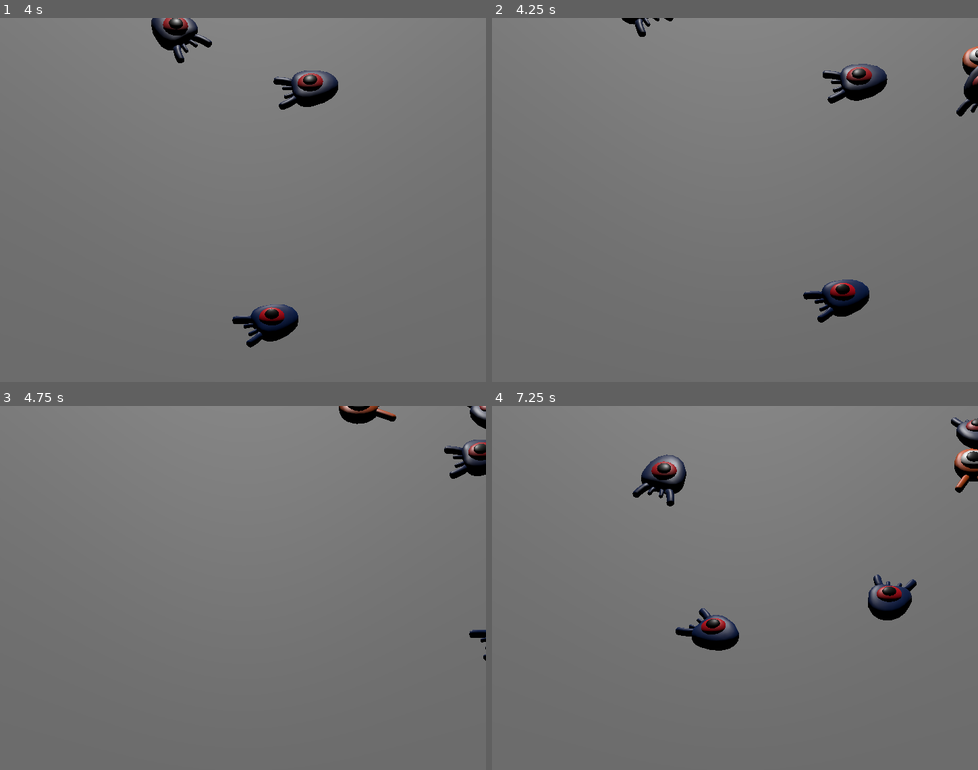
Above: before the commit, frames 1-4 (two rows, left to right).
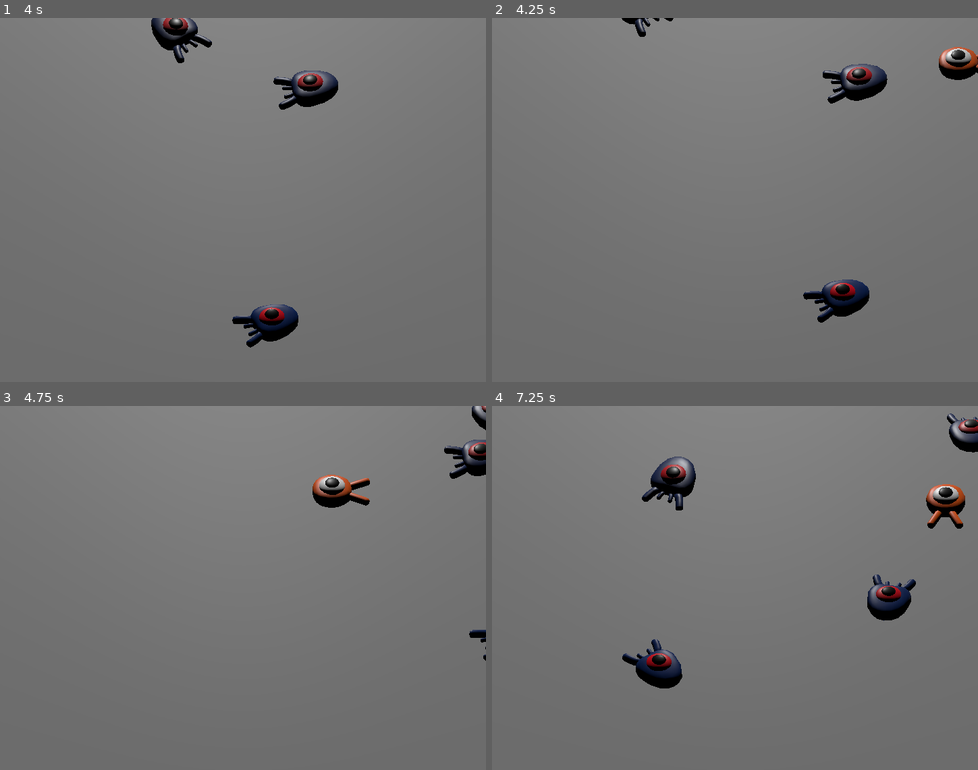
Above: after the commit, the same moments.

Repository: mdorizon/godot-3D-Tutorial
Game: Godot game, scene res://main.tscn
Two runs of this game, one before a commit and one after it. Both use one fixed random seed, a clock stepped at 60 frames per second and the inputs below.
Inputs:
- Up to frame 1 (4 s): tap Enter at 0.5 s; hold D (move_right) 0.53-1.28 s; tap Space (jump) at 0.6, 0.77, 1.07, 1.35, 1.52, 1.82, 2.1, 2.85, 3.02, 3.32, 3.6, 3.77 s; hold S (move_back) 1.28-2.03 s; hold D (move_right) 2.03-2.78 s; hold W (move_forward) 2.78-3.53 s; hold A (move_left) from 3.53 s (still down)
- Up to frame 2 (4.25 s): keep holding A (move_left); tap Space (jump) at 4.07 s
- Up to frame 3 (4.75 s): keep holding A (move_left); tap Space (jump) at 4.35, 4.52 s
- Up to frame 4 (7.25 s): tap Space (jump) at 4.82, 5.1, 5.85, 6.02, 6.32, 6.6, 6.77, 7.07 s; release A (move_left) at 5.03 s; hold S (move_back) 5.03-5.78 s; hold D (move_right) 5.78-6.53 s; hold W (move_forward) from 6.53 s (still down)

Frame 1 is identical in both runs. In frame 2, 0.9% of the frame differs, in the area x 91-100%, y 7-28%; in frame 3, 1.2%; in frame 4, 4.3%, in the area x 26-100%, y 2-78%.

Commit message:
:sparkles: squashing monsters

Diff:
--- a/Mob.gd
+++ b/Mob.gd
@@ -1,10 +1,16 @@
 extends CharacterBody3D
+
+# Emitted when the player jumped on the mob.
+signal squashed
 
 # Minimum speed of the mob in meters per second.
 @export var min_speed = 10
 # Maximum speed of the mob in meters per second.
 @export var max_speed = 18
 
+func squash():
+	squashed.emit()
+	queue_free()
 
 func _physics_process(_delta):
 	move_and_slide()
--- a/mob.tscn
+++ b/mob.tscn
@@ -6,7 +6,7 @@
 [sub_resource type="BoxShape3D" id="BoxShape3D_us1ht"]
 size = Vector3(1.73212, 1.19629, 2.00575)
 
-[node name="Mob" type="CharacterBody3D"]
+[node name="Mob" type="CharacterBody3D" groups=["mob"]]
 collision_layer = 2
 collision_mask = 0
 script = ExtResource("1_7ml8y")
--- a/player.gd
+++ b/player.gd
@@ -6,6 +6,9 @@
 @export var fall_acceleration = 75
 # Vertical impulse applied to the character upon jumping in meters per second.
 @export var jump_impulse = 20
+# Vertical impulse applied to the character upon bouncing over a mob in
+# meters per second.
+@export var bounce_impulse = 16
 
 var target_velocity = Vector3.ZERO
 
@@ -41,3 +44,23 @@
 	# Jumping.
 	if is_on_floor() and Input.is_action_just_pressed("jump"):
 		target_velocity.y = jump_impulse
+
+		# Iterate through all collisions that occurred this frame
+	for index in range(get_slide_collision_count()):
+		# We get one of the collisions with the player
+		var collision = get_slide_collision(index)
+
+		# If the collision is with ground
+		if collision.get_collider() == null:
+			continue
+
+		# If the collider is with a mob
+		if collision.get_collider().is_in_group("mob"):
+			var mob = collision.get_collider()
+			# we check that we are hitting it from above.
+			if Vector3.UP.dot(collision.get_normal()) > 0.1:
+				# If so, we squash it and bounce.
+				mob.squash()
+				target_velocity.y = bounce_impulse
+				# Prevent further duplicate calls.
+				break
